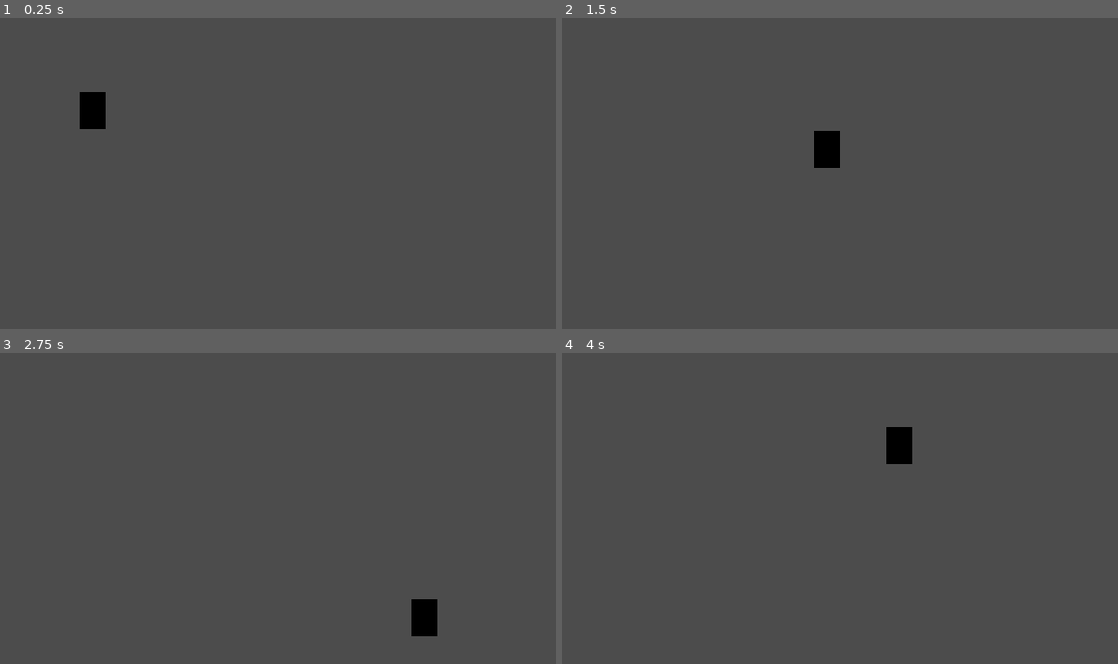
Above: before the commit, frames 1-4 (two rows, left to right).
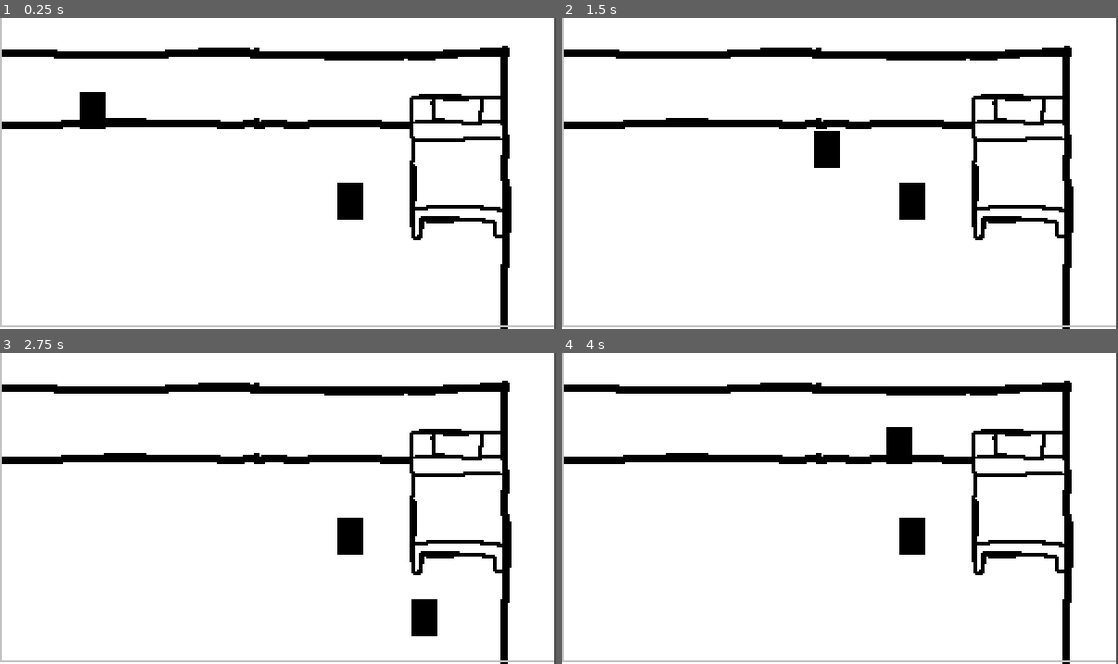
Above: after the commit, the same moments.

Repository: EdBarrancos/Operation_Ai_pain
Game: Godot game, scene res://Scenes/World.tscn
The game is run twice, just before and just after one commit, with the same random seed, the same clock (stepped at 60 frames per second) and the same inputs.
Inputs:
- Up to frame 1 (0.25 s): no input
- Up to frame 2 (1.5 s): tap Enter at 0.5 s; hold D (RIGHT) 0.53-1.28 s; hold S (DOWN) from 1.28 s (still down)
- Up to frame 3 (2.75 s): release S (DOWN) at 2.03 s; hold D (RIGHT) from 2.03 s (still down)
- Up to frame 4 (4 s): release D (RIGHT) at 2.78 s; hold W (UP) 2.78-3.53 s; hold A (LEFT) from 3.53 s (still down)

The runs differ from the first frame. In frame 1, 99% of the frame differs, in the area x 0-100%, y 0-100%; in frame 2, 99%; in frame 3, 99%; in frame 4, 99%.

Commit message:
Refacture PlayerMovement | Code Organization

Diff:
--- a/OperationAi/Player/Scripts/PlayerMovement.gd
+++ b/OperationAi/Player/Scripts/PlayerMovement.gd
@@ -5,35 +5,50 @@
 var velocity = Vector2.ZERO
 var UP = Vector2(0, -1)
 
-#Base Variables
+#Base Values
 export var BASE_ACEL = 25
 export var BASE_MAX_VEL = 130
 export var BASE_DECEL = 0.6
+
 
 var acel
 var maxVel
 var decel
 
 #Directions
+onready var availableDirections = ["UP", "DOWN", "RIGHT", "LEFT"]
 onready var up = "UP"
 onready var down = "DOWN"
 onready var right = "RIGHT"
 onready var left = "LEFT"
 
+##############
+#GODOT EVENTS#
+##############
+
+func _physics_process(_delta):
+	GetInput()
+	player.MovePlayer(velocity, UP)
 
 func _ready():
 	ResetBaseValues()
 
+############
+#DIRECTIONS#
+############
 
-func Init(owner):
-	player = owner
+func GetRandomDirections():
+	pass
 
+func SetDirections(up_, down_, right_, left_):
+	up = up_
+	down = down_
+	right = right_
+	left = left_
 
-func ResetBaseValues():
-	acel = BASE_ACEL
-	maxVel = BASE_MAX_VEL
-	decel = BASE_DECEL
-
+#######
+#INPUT#
+#######
 
 func GetInput():
 	if Input.is_action_pressed(left):
@@ -41,38 +56,50 @@
 		ChangeVelocityY(0,0,false, false)
 
 		#Set Velocity
-		if velocity.x > 0: ChangeVelocityX(decel, -acel, false, true)
-		else: ChangeVelocityX(-acel, maxVel, true)
+		SetVelocityInputX(-acel, decel, 1)
 	elif Input.is_action_pressed(right):
 		#Set Y Velocity To 0
 		ChangeVelocityY(0,0,false, false)
 
 		#Set Velocity
-		if -velocity.x > 0: ChangeVelocityX(decel, acel, false, true)
-		else: ChangeVelocityX(acel, maxVel, true)
+		SetVelocityInputX(acel, decel, -1)
 	elif Input.is_action_pressed(up):
 		#Set X Velocity To 0
 		ChangeVelocityX(0,0,false, false)
 
 		#Set Velocity
-		if velocity.y > 0: ChangeVelocityY(decel, -acel, false, true)
-		else: ChangeVelocityY(-acel, maxVel, true)
+		SetVelocityInputY(-acel, decel, 1)
 	elif Input.is_action_pressed(down):
 		#Set X Velocity To 0
 		ChangeVelocityX(0,0,false, false)
 
 		#Set Velocity
-		if -velocity.y > 0: ChangeVelocityY(decel, acel, false, true)
-		else: ChangeVelocityY(acel, maxVel, true)
+		SetVelocityInputY(acel, decel, -1)
 	else:
 		ChangeVelocityX(decel, 0, false, true)
 		ChangeVelocityY(decel, 0, false, true)
 
 
-func _physics_process(_delta):
-	GetInput()
-	player.MovePlayer(velocity, UP)
+func SetVelocityInputY(acel_, decel_, dir):
+	if dir * velocity.y > 0: ChangeVelocityY(decel_, acel_, false, true)
+	else: ChangeVelocityY(acel_, maxVel, true)
 
+func SetVelocityInputX(acel_, decel_, dir):
+	if dir * velocity.x > 0: ChangeVelocityX(decel_, acel_, false, true)
+	else: ChangeVelocityX(acel_, maxVel, true)
+
+
+#######################
+#"SETTERS AND GETTERS"#
+#######################
+
+func Init(owner):
+	player = owner
+
+func ResetBaseValues():
+	acel = BASE_ACEL
+	maxVel = BASE_MAX_VEL
+	decel = BASE_DECEL
 
 func ChangeVelocityX(value, maxVelocity=0, adding=true, gradual=false):
 	""" adding -> if you want to just set value or add it to current velocity
--- a/OperationAi/Scenes/Room.tscn
+++ b/OperationAi/Scenes/Room.tscn
@@ -6,7 +6,6 @@
 [node name="Room" type="Node2D"]
 
 [node name="Quarto_Base" type="Sprite" parent="."]
-visible = false
 position = Vector2( -1.3869, 169.117 )
 texture = ExtResource( 2 )
 
